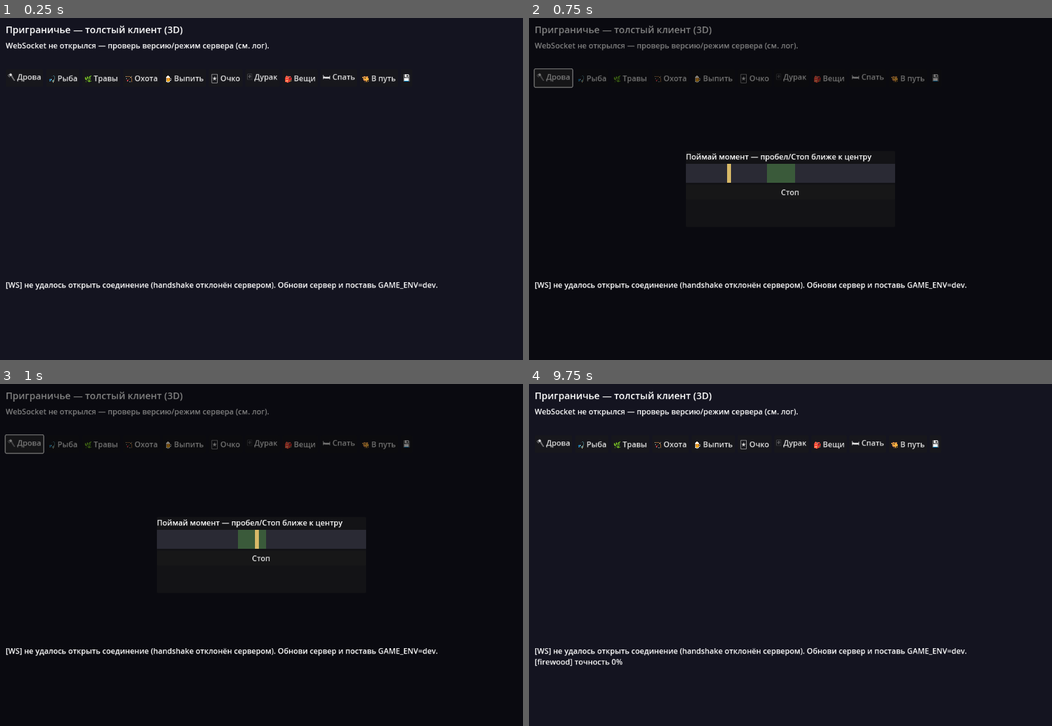
Above: before the commit, frames 1-4 (two rows, left to right).
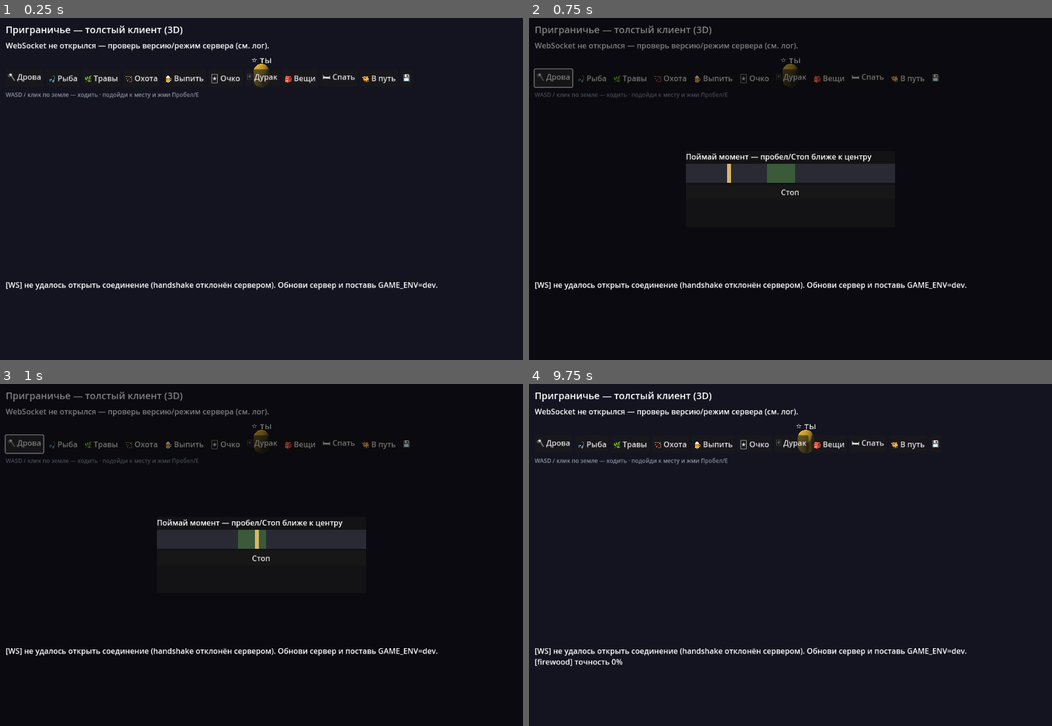
Above: after the commit, the same moments.

Repository: IskatelApelsinov/pogranichye
Game: Godot game, scene res://Main.tscn
The game is run twice, just before and just after one commit, with the same random seed, the same clock (stepped at 60 frames per second) and the same inputs.
Inputs (mouse positions are in pixels of both pictures, inside the frame that each line leads up to):
- Up to frame 1 (0.25 s): no input
- Up to frame 2 (0.75 s): click "🪓 Дрова" at 0.5 s
- Up to frame 3 (1 s): no input
- Up to frame 4 (9.75 s): click "🎣 Рыба" at 1.25 s; click "🌿 Травы" at 2 s; click "🏹 Охота" at 2.75 s; click "🍺 Выпить" at 3.5 s; click "🃏 Очко" at 4.25 s; click "🂿 Дурак" at 5 s; click "🎒 Вещи" at 5.75 s; click "🛏 Спать" at 6.5 s; click "🐫 В путь" at 7.25 s; click "💾" at 8 s; click "Стоп" at 8.75 s; tap Enter at 9.5 s; move the mouse to (905, 537) at 9.52 s; hold D from 9.53 s (still down); tap E at 9.6 s; click (905, 537) at 9.67 s

The runs differ from the first frame. In frame 1, 0.4% of the frame differs, in the area x 1-52%, y 11-24%; in frame 2, 0.3%; in frame 3, 0.3%; in frame 4, 0.4%, in the area x 1-55%, y 11-24%.

Commit message:
3D-клиент: экшен — ходьба персонажем, камера-следование, действия на карте
- управляемый аватар игрока (WASD/стрелки или клик по земле), камера следует
- точки взаимодействия на карте: поленница/рыбное/травы/угодья/таверна —
  подойди и жми Пробел/E (работа → мини-игра, угодья → охота, таверна → выпить)
- клик по жителю выбирает его; токен 'меня' больше не дублируется (есть аватар)
- подсказка действия внизу экрана; верхняя панель кнопок остаётся дублем

Co-Authored-By: Claude Opus 4.8 <noreply@anthropic.com>
Claude-Session: https://claude.ai/code/session_014HhMEKL3gv4Ct8eUsG9tJz

Diff:
--- a/godot3d-client/Main.gd
+++ b/godot3d-client/Main.gd
@@ -35,6 +35,17 @@
 var _mini_pos := 0.0
 var _mini_dir := 1.0
 var _mini_activity := ""
+
+# управляемый аватар игрока (ходим сами, камера следует)
+var _player: Node3D
+var _move_target: Vector3 = Vector3.ZERO
+var _has_target := false
+var _prompt: Label
+var _near: Dictionary = {}            # ближайшая точка взаимодействия
+const CAM_OFFSET := Vector3(14, 16, 14)
+const MOVE_SPEED := 5.5
+const INTERACT_RADIUS := 1.7
+const BOUND := 8.0
 
 
 func _ready() -> void:
@@ -77,6 +88,23 @@
 	e.fog_light_color = Color("#141420")
 	_env.environment = e
 	add_child(_env)
+	# аватар игрока — капсула с подписью, им ходим
+	_player = Node3D.new(); add_child(_player)
+	var body := MeshInstance3D.new()
+	var cap := CapsuleMesh.new(); cap.radius = 0.38; cap.height = 1.3
+	body.mesh = cap; body.position = Vector3(0, 0.65, 0)
+	var pm := StandardMaterial3D.new()
+	pm.albedo_color = Color("#e1b12c"); pm.emission_enabled = true
+	pm.emission = Color("#e1b12c"); pm.emission_energy_multiplier = 0.25
+	body.material_override = pm
+	_player.add_child(body)
+	var plbl := Label3D.new()
+	plbl.text = "⭐ ты"; plbl.position = Vector3(0, 1.7, 0)
+	plbl.billboard = BaseMaterial3D.BILLBOARD_ENABLED
+	plbl.pixel_size = 0.013; plbl.outline_size = 6
+	_player.add_child(plbl)
+	_player.position = Vector3(0, 0, 2.0)
+	_cam.position = _player.position + CAM_OFFSET
 
 
 func _build_ui() -> void:
@@ -115,10 +143,28 @@
 	_btn(row, "🐫 В путь", func(): _travel_next())
 	_btn(row, "💾", func(): _send("save", {}))
 
+	# подсказка по движению
+	var movehint := Label.new()
+	movehint.text = "WASD / клик по земле — ходить · подойди к месту и жми Пробел/E"
+	movehint.add_theme_color_override("font_color", Color("#8a93a0"))
+	movehint.add_theme_font_size_override("font_size", 12)
+	root.add_child(movehint)
+
 	# подпись выбранного объекта (клик по жителю/строению)
 	_sel_label = Label.new()
 	_sel_label.add_theme_color_override("font_color", Color("#d8b968"))
 	root.add_child(_sel_label)
+
+	# подсказка взаимодействия (по центру, над кнопками действий)
+	_prompt = Label.new()
+	_prompt.anchor_left = 0.5; _prompt.anchor_right = 0.5
+	_prompt.anchor_top = 1.0; _prompt.anchor_bottom = 1.0
+	_prompt.offset_left = -220; _prompt.offset_right = 220
+	_prompt.offset_top = -210; _prompt.offset_bottom = -182
+	_prompt.horizontal_alignment = HORIZONTAL_ALIGNMENT_CENTER
+	_prompt.add_theme_color_override("font_color", Color("#ffe6a0"))
+	_prompt.add_theme_font_size_override("font_size", 18)
+	cl.add_child(_prompt)
 
 	_build_inventory_panel(cl)
 	_build_minigame(cl)
@@ -302,6 +348,8 @@
 		var bar := _mini_marker.get_parent() as Control
 		if bar:
 			_mini_marker.position = Vector2(_mini_pos * (bar.size.x - 8.0), 0)
+	else:
+		_update_movement(dt)         # ходьба отключена, пока открыта мини-игра
 	_ws.poll()
 	var st := _ws.get_ready_state()
 	if st == WebSocketPeer.STATE_OPEN:
@@ -327,50 +375,112 @@
 
 
 func _unhandled_input(event: InputEvent) -> void:
-	# пробел завершает мини-игру
-	if _mini_active and event is InputEventKey and event.pressed and event.keycode == KEY_SPACE:
-		_finish_minigame()
-		get_viewport().set_input_as_handled()
-		return
-	# клик левой кнопкой — выбрать ближайшего жителя или строение
+	if event is InputEventKey and event.pressed and not event.echo:
+		# пробел/E: в мини-игре — завершить; иначе — взаимодействовать с ближайшей точкой
+		if event.keycode == KEY_SPACE or event.keycode == KEY_E:
+			if _mini_active:
+				_finish_minigame()
+			else:
+				_do_interact()
+			get_viewport().set_input_as_handled()
+			return
+	# клик левой кнопкой по земле — идти туда; рядом с жителем — выбрать его
 	if event is InputEventMouseButton and event.pressed and event.button_index == MOUSE_BUTTON_LEFT:
-		_pick_at(event.position)
-
-
-func _pick_at(screen_pos: Vector2) -> void:
+		if not _pick_at(event.position):        # не попали по жителю — ставим цель движения
+			_set_move_target(event.position)
+
+
+func _set_move_target(screen_pos: Vector2) -> void:
+	if _cam == null:
+		return
+	# пересечём луч из камеры с землёй (плоскость y=0)
+	var origin := _cam.project_ray_origin(screen_pos)
+	var dirn := _cam.project_ray_normal(screen_pos)
+	var plane := Plane(Vector3.UP, 0.0)
+	var hit = plane.intersects_ray(origin, dirn)
+	if hit != null:
+		_move_target = hit
+		_has_target = true
+
+
+func _pick_at(screen_pos: Vector2) -> bool:
+	# вернёт true, если кликнули по жителю (и выбрали его); иначе false (клик по земле)
 	if not _world or not _cam:
-		return
+		return false
 	var best := ""
-	var best_d := 48.0        # порог в пикселях
+	var best_d := 44.0        # порог в пикселях
 	var positions: Dictionary = _world.token_positions()
 	for name in positions.keys():
 		var sp := _cam.unproject_position(positions[name])
 		var d := sp.distance_to(screen_pos)
 		if d < best_d:
 			best_d = d; best = name
-	# строение-таверна (клик рядом с её проекцией)
-	var tav_sp := _cam.unproject_position(_world.tavern_position())
-	if tav_sp.distance_to(screen_pos) < 60.0 and best == "":
-		_selected = "@tavern"
-		_sel_label.text = "🍯 Таверна — «Выпить», «Очко», «Дурак»"
-		_world.highlight("")
-		return
+	if best == "":
+		return false
 	_selected = best
 	_world.highlight(best)
-	if best == "":
-		_sel_label.text = ""
-		return
-	# показать, кто это, по данным ростера/игрока
 	var h: Dictionary = S.get("here", {})
 	var role := ""
 	for r in h.get("roster", []):
 		if r.get("name", "") == best:
 			role = str(r.get("role", "")); break
-	if best == S.get("me", {}).get("name", ""):
-		_sel_label.text = "⭐ %s — это ты" % best
+	_sel_label.text = "🧍 %s%s" % [best, (" · " + role) if role != "" else ""]
+	return true
+
+
+func _update_movement(dt: float) -> void:
+	if _player == null or _cam == null:
+		return
+	# направление от клавиш относительно камеры (чтобы W = «от камеры вперёд»)
+	var fwd := -_cam.global_transform.basis.z; fwd.y = 0; fwd = fwd.normalized()
+	var rgt := _cam.global_transform.basis.x; rgt.y = 0; rgt = rgt.normalized()
+	var dir := Vector3.ZERO
+	if Input.is_key_pressed(KEY_W) or Input.is_key_pressed(KEY_UP): dir += fwd
+	if Input.is_key_pressed(KEY_S) or Input.is_key_pressed(KEY_DOWN): dir -= fwd
+	if Input.is_key_pressed(KEY_D) or Input.is_key_pressed(KEY_RIGHT): dir += rgt
+	if Input.is_key_pressed(KEY_A) or Input.is_key_pressed(KEY_LEFT): dir -= rgt
+	if dir.length() > 0.01:
+		_has_target = false
+		_player.position += dir.normalized() * MOVE_SPEED * dt
+	elif _has_target:
+		var to := _move_target - _player.position; to.y = 0
+		if to.length() < 0.15:
+			_has_target = false
+		else:
+			_player.position += to.normalized() * MOVE_SPEED * dt
+	# границы сцены
+	_player.position.x = clampf(_player.position.x, -BOUND, BOUND)
+	_player.position.z = clampf(_player.position.z, -BOUND, BOUND)
+	# камера следует за игроком, сохраняя угол
+	_cam.position = _cam.position.lerp(_player.position + CAM_OFFSET, clampf(dt * 4.0, 0, 1))
+	_update_nearest()
+
+func _update_nearest() -> void:
+	_near = {}
+	if _world == null:
+		return
+	var best := INTERACT_RADIUS
+	for sp in _world.interactables():
+		var d: float = (Vector3(sp["pos"].x, 0, sp["pos"].z) - Vector3(_player.position.x, 0, _player.position.z)).length()
+		if d < best:
+			best = d; _near = sp
+	if _near.is_empty():
+		_prompt.text = ""
 	else:
-		_sel_label.text = "🧍 %s%s" % [best, (" · " + role) if role != "" else ""]
-
+		var verb := "В таверну" if _near.get("type") == "tavern" else _near.get("label", "")
+		_prompt.text = "[Пробел] %s %s" % [_near.get("emoji", ""), verb]
+
+func _do_interact() -> void:
+	if _near.is_empty():
+		return
+	var act: String = _near.get("action", "")
+	if act in ["firewood", "fishing", "herbs"]:
+		_start_minigame(act)
+	elif act == "hunt":
+		_send("hunt", {})
+	elif act == "tavern":
+		_send("drink", {})
+		_log_line("🍯 В таверне: Выпить — здесь, Очко и Дурак — на верхней панели.")
 
 func _on_packet(text: String) -> void:
 	var m = JSON.parse_string(text)
--- a/godot3d-client/World3D.gd
+++ b/godot3d-client/World3D.gd
@@ -17,6 +17,15 @@
 var _static_root: Node3D
 var _tokens: Dictionary = {}         # имя -> {node, label, target:Vector3}
 var _tok_root: Node3D
+var _spots: Array = []               # точки взаимодействия: {type,label,action,pos,emoji}
+
+# постоянные места занятий на карте (клетка, эмодзи, подпись, намерение серверу)
+const SPOTS := [
+	{"cell": Vector2(0, 1), "emoji": "🪵", "label": "Поленница", "action": "firewood"},
+	{"cell": Vector2(4, 1), "emoji": "🎣", "label": "Рыбное место", "action": "fishing"},
+	{"cell": Vector2(0, 3), "emoji": "🌿", "label": "Травы", "action": "herbs"},
+	{"cell": Vector2(4, 3), "emoji": "🏹", "label": "Угодья", "action": "hunt"},
+]
 
 func _ready() -> void:
 	_static_root = Node3D.new(); add_child(_static_root)
@@ -73,7 +82,30 @@
 	if sig != _static_sig:
 		_static_sig = sig
 		_build_static(h, winter, alive)
+		_build_spots(h)
 	_sync_tokens(h)
+
+func _build_spots(h: Dictionary) -> void:
+	# точки взаимодействия на карте: места занятий (тумба+подпись) и таверна
+	_spots.clear()
+	for sp in SPOTS:
+		var cell: Vector2 = sp["cell"]
+		var pos := cell_pos(cell.x, cell.y)
+		var post := _box(_static_root, pos, Vector3(0.5, 0.5, 0.5), Color("#caa15a"))
+		var lbl := Label3D.new()
+		lbl.text = sp["emoji"] + " " + sp["label"]
+		lbl.position = pos + Vector3(0, 1.1, 0)
+		lbl.billboard = BaseMaterial3D.BILLBOARD_ENABLED
+		lbl.pixel_size = 0.011; lbl.outline_size = 6
+		_static_root.add_child(lbl)
+		_spots.append({"type": "work", "label": sp["label"], "action": sp["action"],
+			"pos": pos, "emoji": sp["emoji"]})
+	if h.get("tavern", true):
+		_spots.append({"type": "tavern", "label": "Таверна", "action": "tavern",
+			"pos": cell_pos(TAV.x, TAV.y), "emoji": "🍯"})
+
+func interactables() -> Array:
+	return _spots
 
 func _build_static(h: Dictionary, winter: bool, alive: int) -> void:
 	for c in _static_root.get_children():
@@ -97,7 +129,7 @@
 		_box(_static_root, cell_pos(TAV.x, TAV.y, 1.9), Vector3(2.0, 0.5, 2.0), Color("#c0392b"))
 	# немного декора по краям: деревья/камни
 	var tree_col := Color("#2f6b39") if not winter else Color("#bcd4c0")
-	for spot in [Vector2(-1, 0), Vector2(5, 1), Vector2(-1, 3), Vector2(5, 4)]:
+	for spot in [Vector2(-1, 0), Vector2(5, 0), Vector2(-1, 2), Vector2(5, 4)]:
 		_box(_static_root, cell_pos(spot.x, spot.y), Vector3(0.4, 1.4, 0.4), Color("#5e4630"))
 		var crown := _box(_static_root, cell_pos(spot.x, spot.y, 1.4), Vector3(1.2, 1.2, 1.2), tree_col)
 
@@ -122,8 +154,9 @@
 		want[rr.get("name", "?")] = {"color": role_color(rr.get("role", "")), "me": false}
 	for n in h.get("players_here", []):
 		want[n] = {"color": Color("#cfe0ff"), "me": false}
-	if me.has("name"):
-		want[me["name"]] = {"color": Color("#e1b12c"), "me": true}
+	# «меня» среди токенов НЕ рисуем — игрока представляет управляемый аватар (в Main)
+	var myname: String = me.get("name", "")
+	want.erase(myname)
 	# убрать исчезнувших
 	for n in _tokens.keys():
 		if not want.has(n):
Not shown, changed: godot3d-client/README.md
